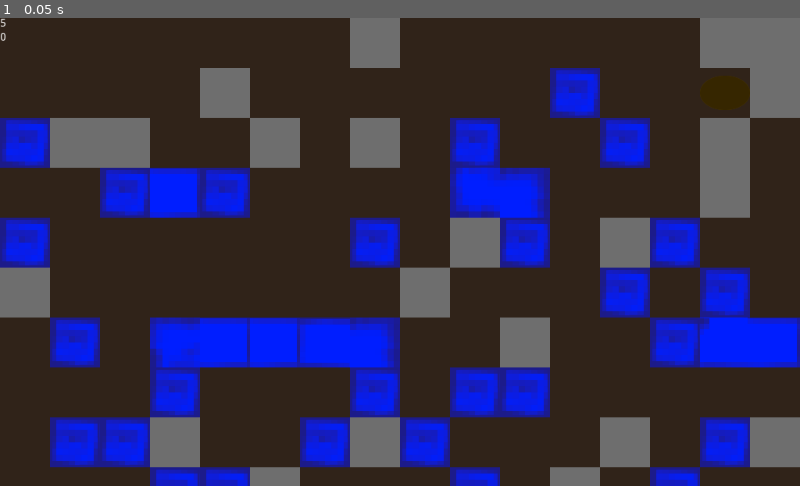
Above: before the commit, frame 1.
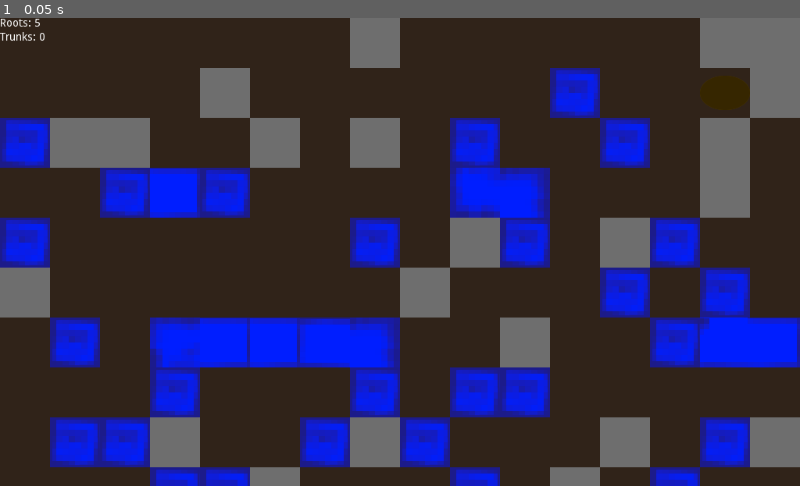
Above: after the commit, the same moment.

Repository: BigAwesome/SpringJam2D
Game: Godot game, scene res://scenes/game.tscn
Two runs of this game, one before a commit and one after it. Both use one fixed random seed, a clock stepped at 60 frames per second and the inputs below.
Inputs:
- Up to frame 1 (0.05 s): no input

The runs differ from the first frame. In frame 1, 0.1% of the frame differs, in the area x 0-6%, y 0-5%.

Commit message:
fixed ui titles

Diff:
--- a/scripts/score.gd
+++ b/scripts/score.gd
@@ -42,5 +42,5 @@
 	roots = ui_node.get_node("Roots")
 
 func _process(delta):
-	trunks.text = player_resource_score[get_resource("trunks")] as String
-	roots.text = player_resource_score[get_resource("roots")] as String
+	trunks.text = "Trunks: " + player_resource_score[get_resource("trunks")] as String
+	roots.text = "Roots: " + player_resource_score[get_resource("roots")] as String
